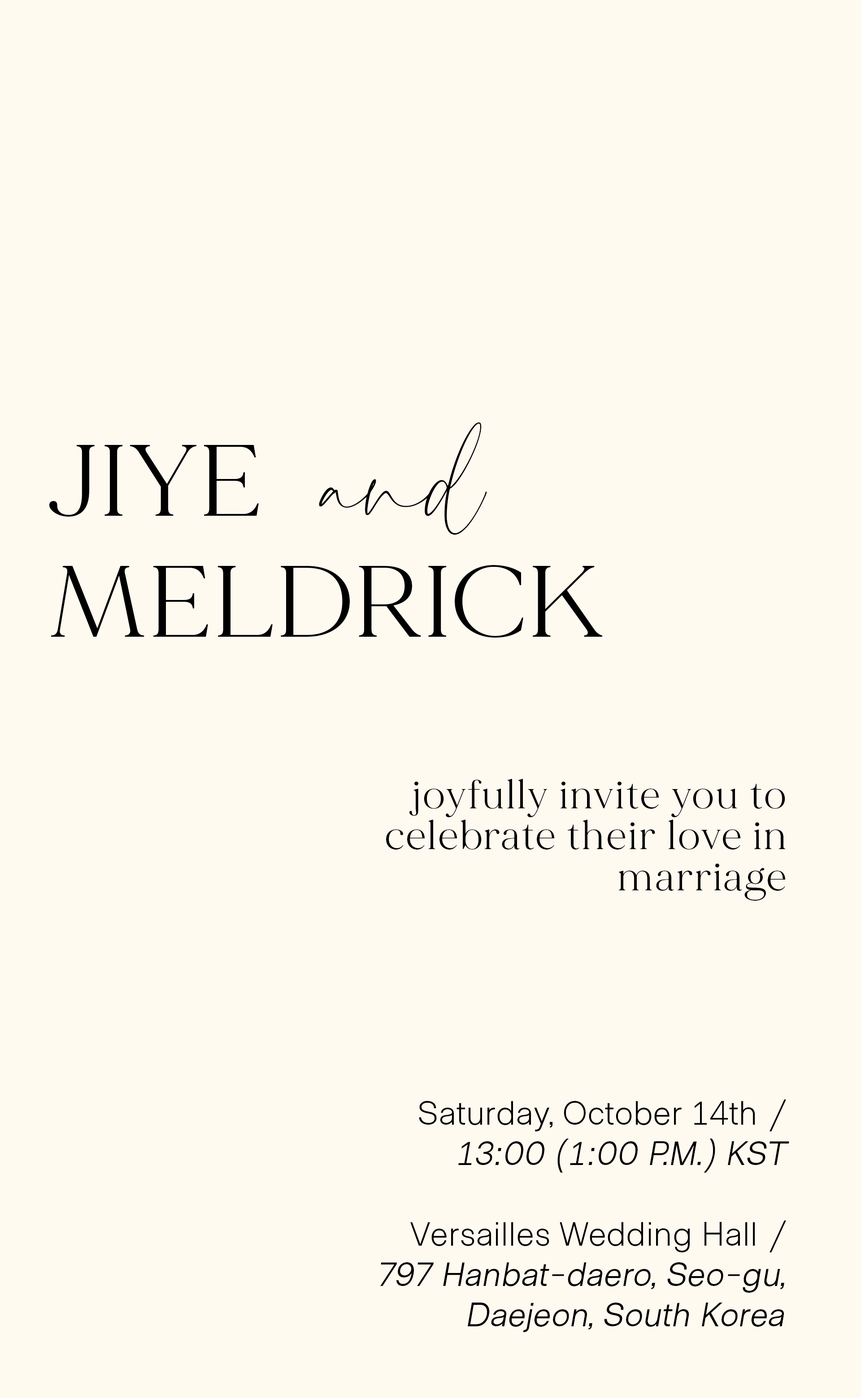
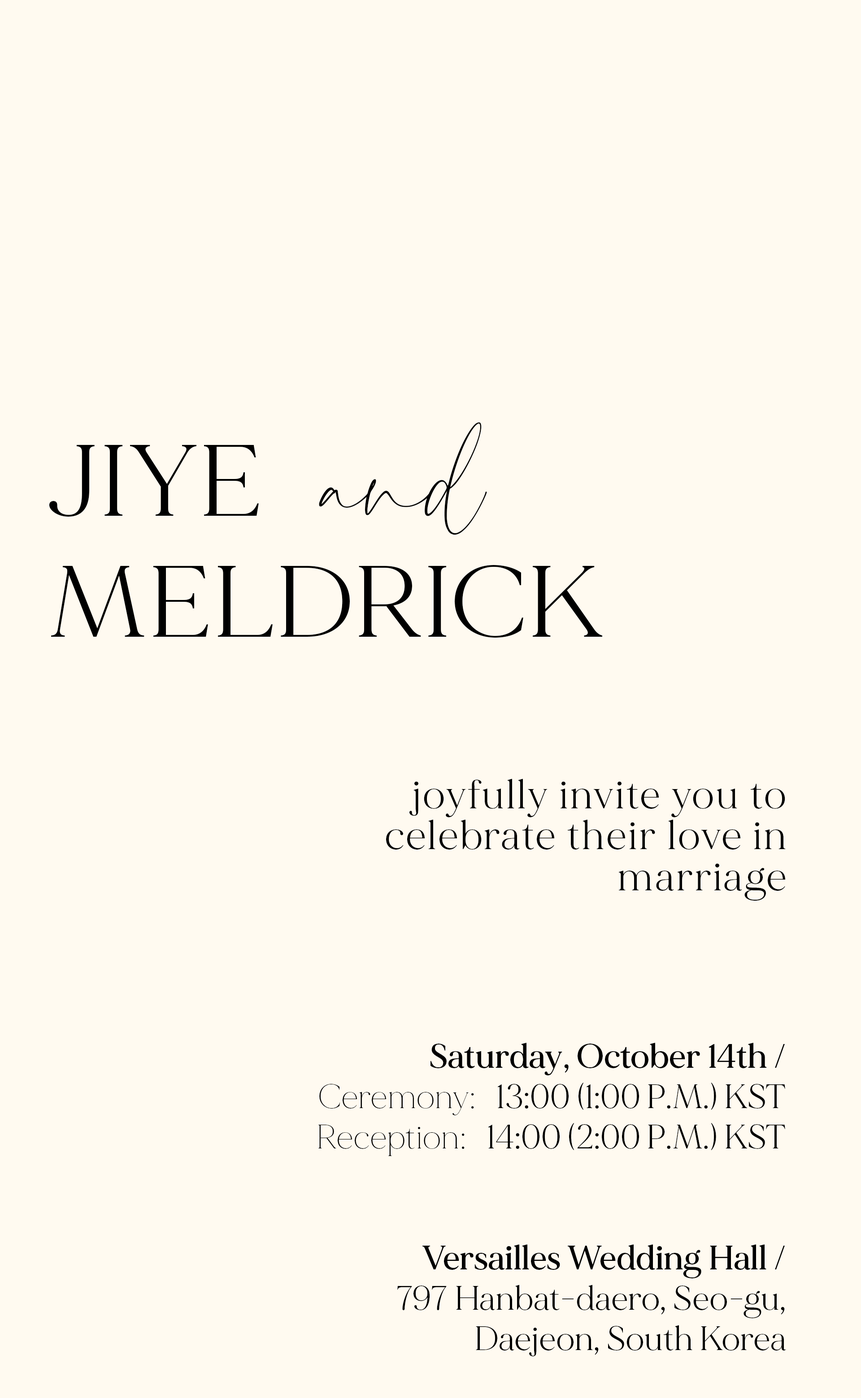
Layer changes from the first 861 × 1398 image to the second:
renamed "joyfully invite you to celebrate their love in marriage Sat" to "joyfully invite you to celebrate their love in marriage Satu", painted on it over 318, 1042, 789, 1357
